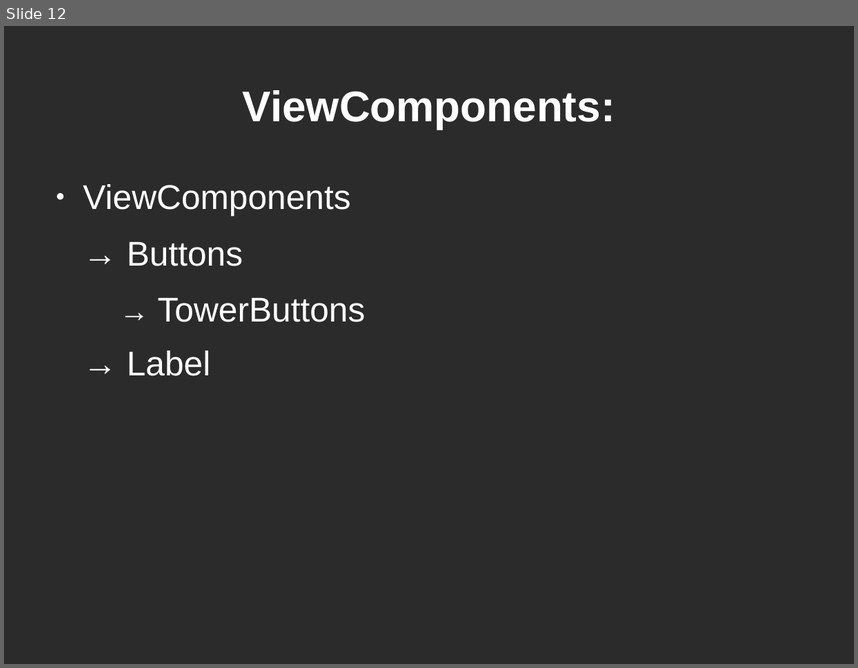
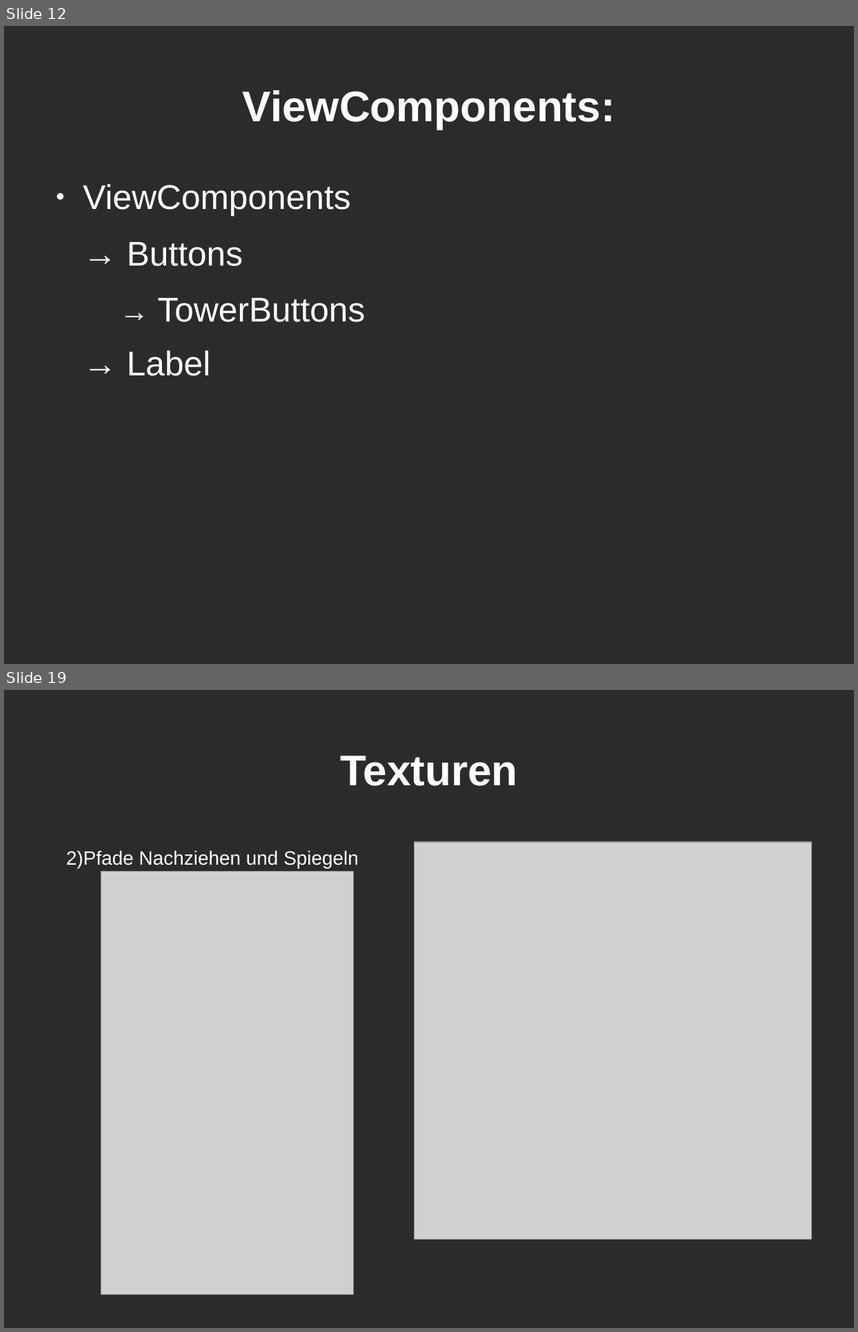
Before and after one commit to Leo1998/Kabuom, a slide deck: projektpräsentation.odp. Shown one above the other, each under a label of ours: slide 12 before the commit, slides 12 and 19 after it; the slides between them are not shown. The pictures are 858x668 and 858x1332 pixels, drawn with LibreOffice and Linux fonts; fonts in the diff are those of the drawing; grey boxes stand for pictures; background and template pictures are left out; a plain dark background stands for a picture behind light text. Boxes give left, top, right and bottom in pixels: in the first picture for what was removed or moved away, otherwise in the second. Text is boxed around its words. In the diff, an @@ line names an element or a change of style, - is before the commit and + after.

```diff
--- a/projektpräsentation.odp
+++ b/projektpräsentation.odp
@@ slide 19 added at [4,690,854,1328], background picture (left out) @@
@@ title added at [340,756,517,786], 40 pt, text #FFFFFF, bold @@
+Texturen
@@ text added at [66,850,359,868], 18 pt, text #FFFFFF @@
+2)Pfade Nachziehen und Spiegeln
@@ picture added at [415,842,812,1239] @@
@@ picture added at [101,871,353,1294] @@
```
Also in this commit, not shown: 2 slides changed, 7 other slides added.
